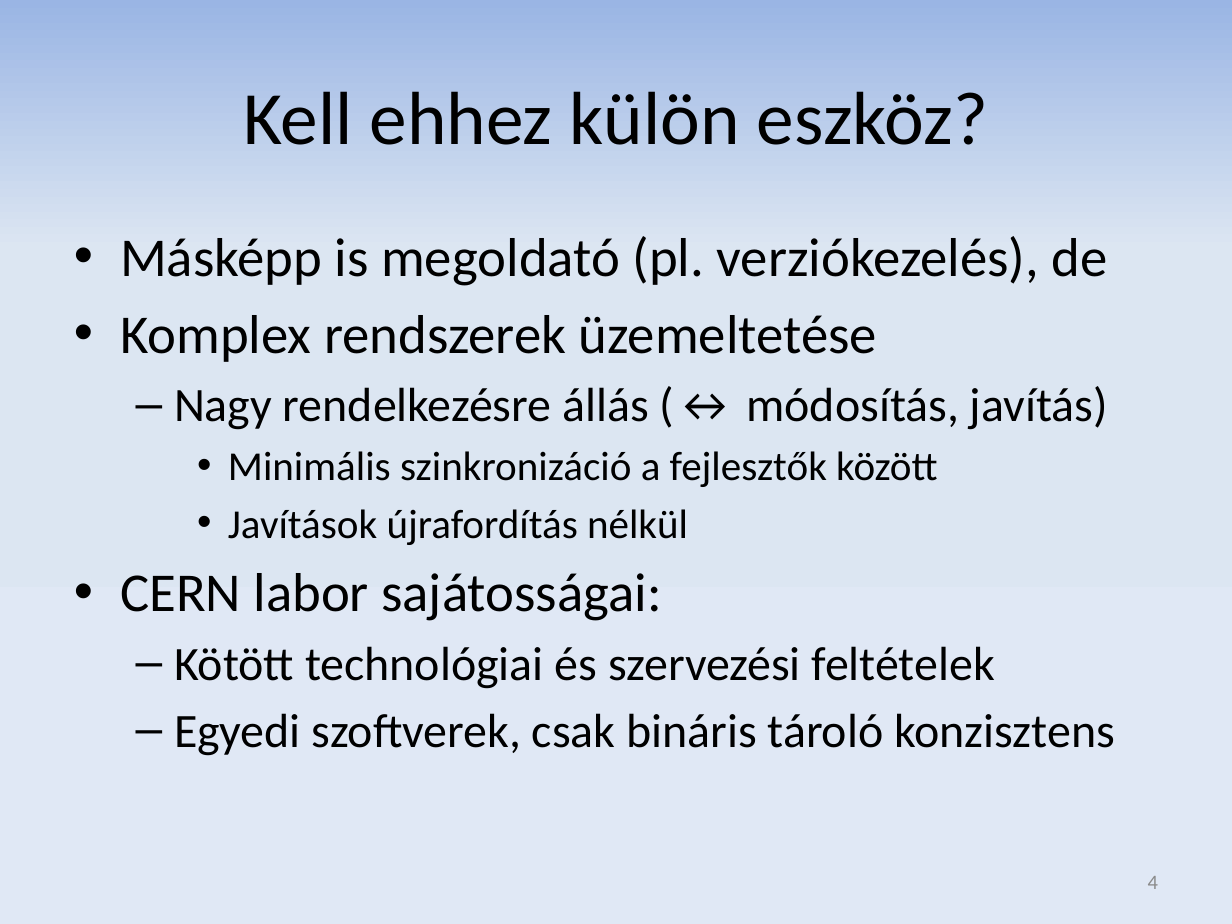
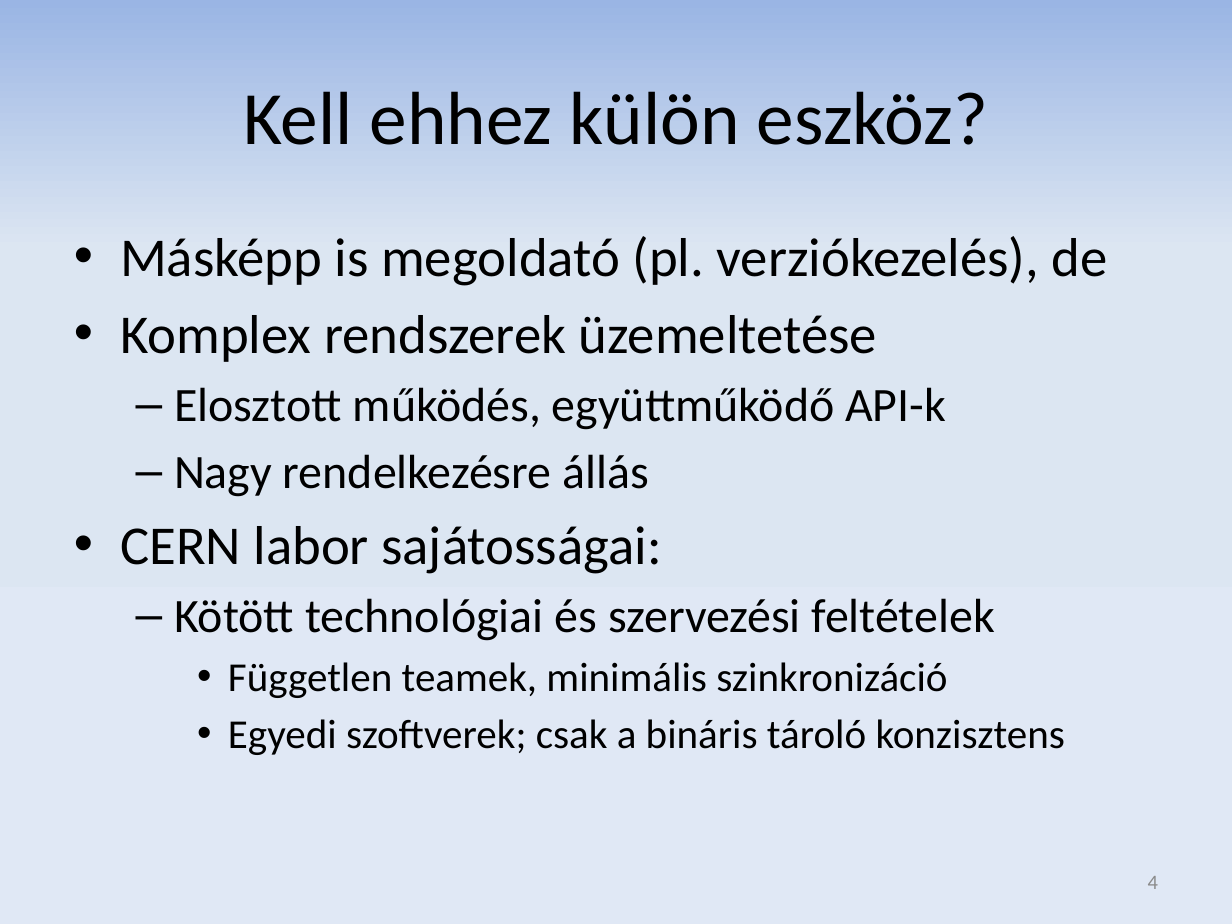
Before and after one commit to donat/incquery-deps, a slide deck: slide 4 of incquery-deps-thesis/presentation/zv_csikos_donat.pptx. Drawn at 1232x924 pixels with LibreOffice and Linux fonts; fonts in the diff are those of the drawing. Boxes give left, top, right and bottom in pixels: in the first picture for what was removed or moved away, otherwise in the second. Text is boxed around its words. In the diff, an @@ line names an element or a change of style, - is before the commit and + after.

```diff
--- a/incquery-deps-thesis/presentation/zv_csikos_donat.pptx
+++ b/incquery-deps-thesis/presentation/zv_csikos_donat.pptx
@@ text at (174, 387, 946, 497): text changed; size 24 to 28 pt @@
-  – Nagy rendelkezésre állás (↔ módosítás, javítás)
-    • Minimális szinkronizáció a fejlesztők között
-    • Javítások újrafordítás nélkül
+  – Elosztott működés, együttműködő API-k
+  – Nagy rendelkezésre állás
@@ text at (228, 662, 1065, 755): text changed; size 28 to 24 pt @@
-  – Egyedi szoftverek, csak bináris tároló konzisztens
+    • Független teamek, minimális szinkronizáció
+    • Egyedi szoftverek; csak a bináris tároló konzisztens
```
Also in this commit, not shown: 5 other slides changed.
